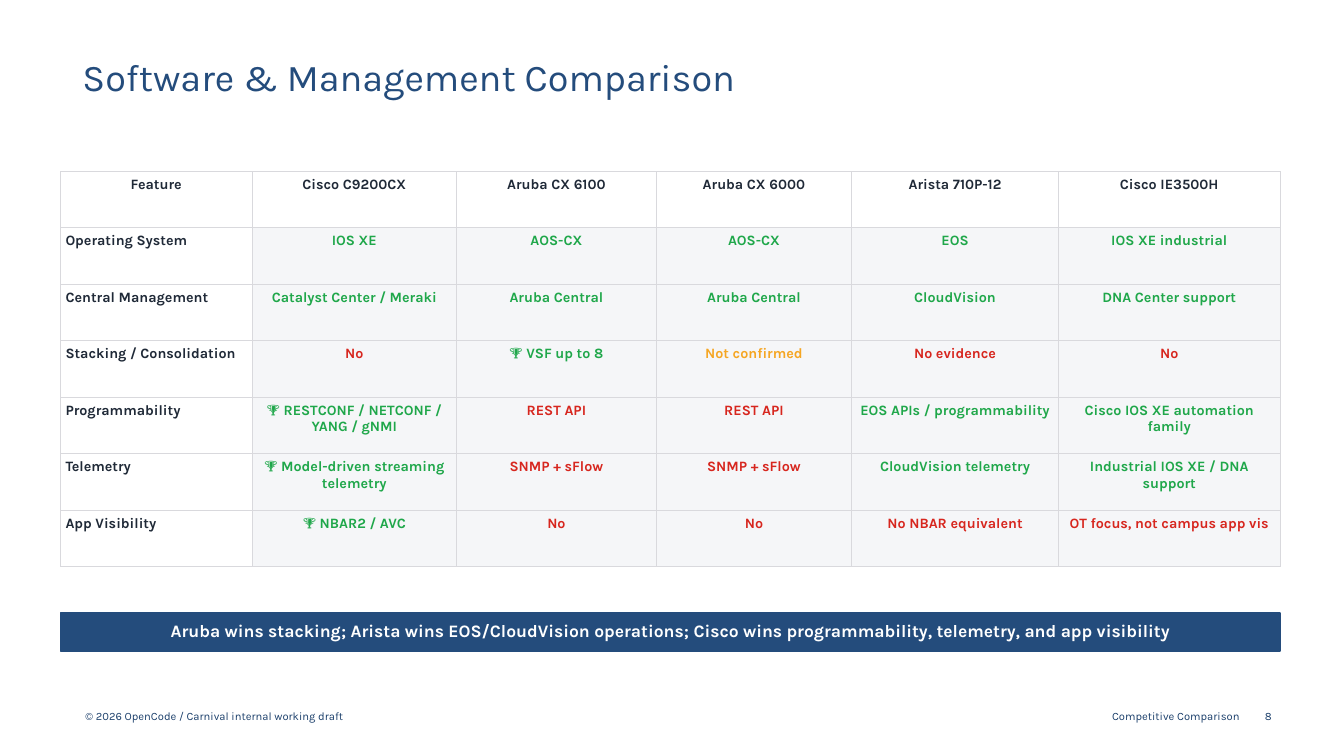
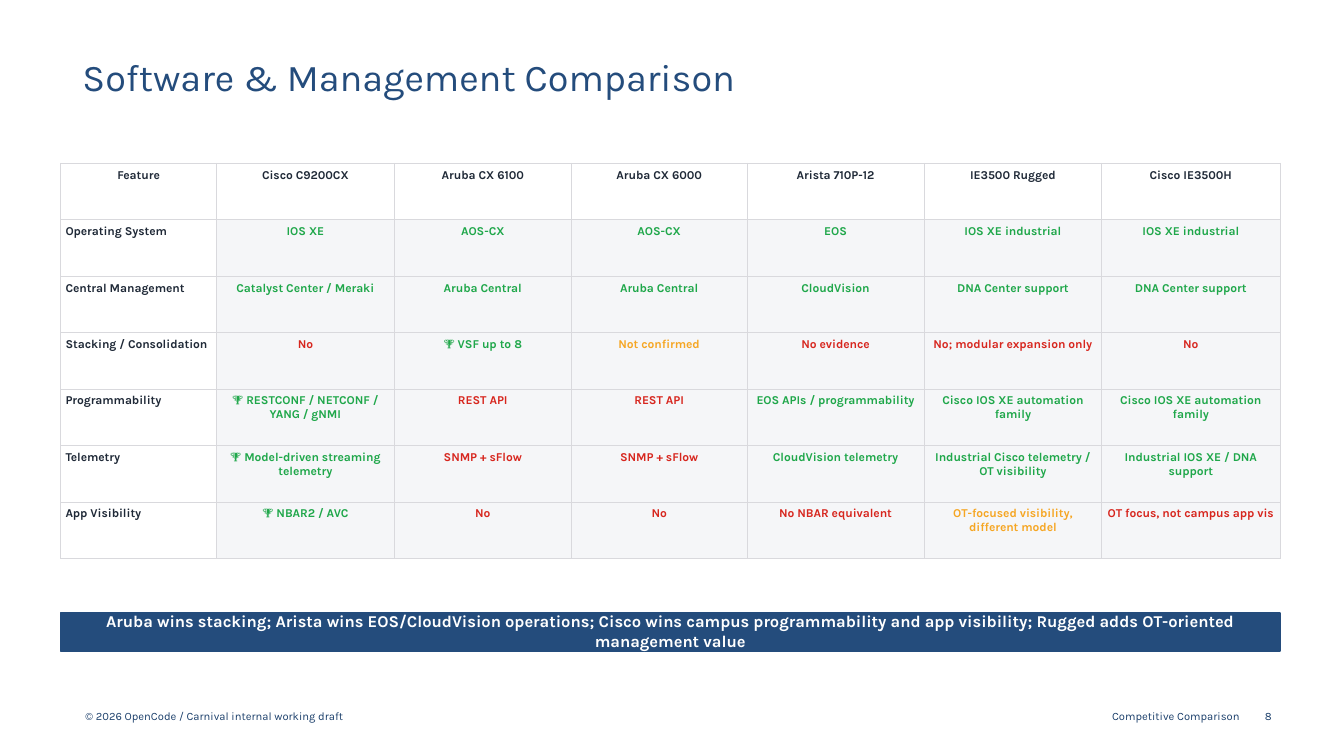
Before and after one commit to 91ped24-sketch/Comparaciones, a slide deck: slide 8 of expanded_master_c9200cx_competitive_comparison.pptx. Drawn at 1344x756 pixels with LibreOffice and Linux fonts; fonts in the diff are those of the drawing. Boxes give left, top, right and bottom in pixels: in the first picture for what was removed or moved away, otherwise in the second. Text is boxed around its words. In the diff, an @@ line names an element or a change of style, - is before the commit and + after.

Commit message:
Add IE3500 Rugged

```diff
--- a/expanded_master_c9200cx_competitive_comparison.pptx
+++ b/expanded_master_c9200cx_competitive_comparison.pptx
@@ table at <box>60,163,1280,535</box> @@
+column 6: IE3500 Rugged | IOS XE industrial | DNA Center support | No; modular expansion only | Cisco IOS XE automation family | Industrial Cisco telemetry / OT visibility | OT-focused visibility, different model
@@ table: place and size @@
-table at <box>60,171,1280,536</box>
+table at <box>60,163,1280,535</box>
@@ text at <box>106,614,1234,651</box>: text changed; size 12.5 to 11.8 pt @@
-Aruba wins stacking; Arista wins EOS/CloudVision operations; Cisco wins programmability, telemetry, and app visibility
+Aruba wins stacking; Arista wins EOS/CloudVision operations; Cisco wins campus programmability and app visibility; Rugged adds OT-oriented management value
```
Also in this commit, not shown: 13 other slides changed, 1 other file.
